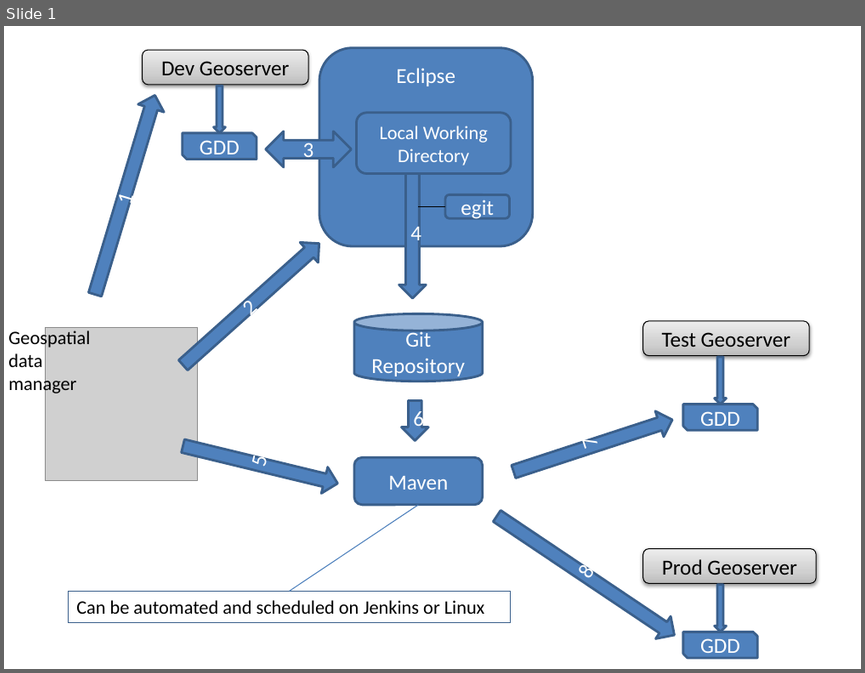
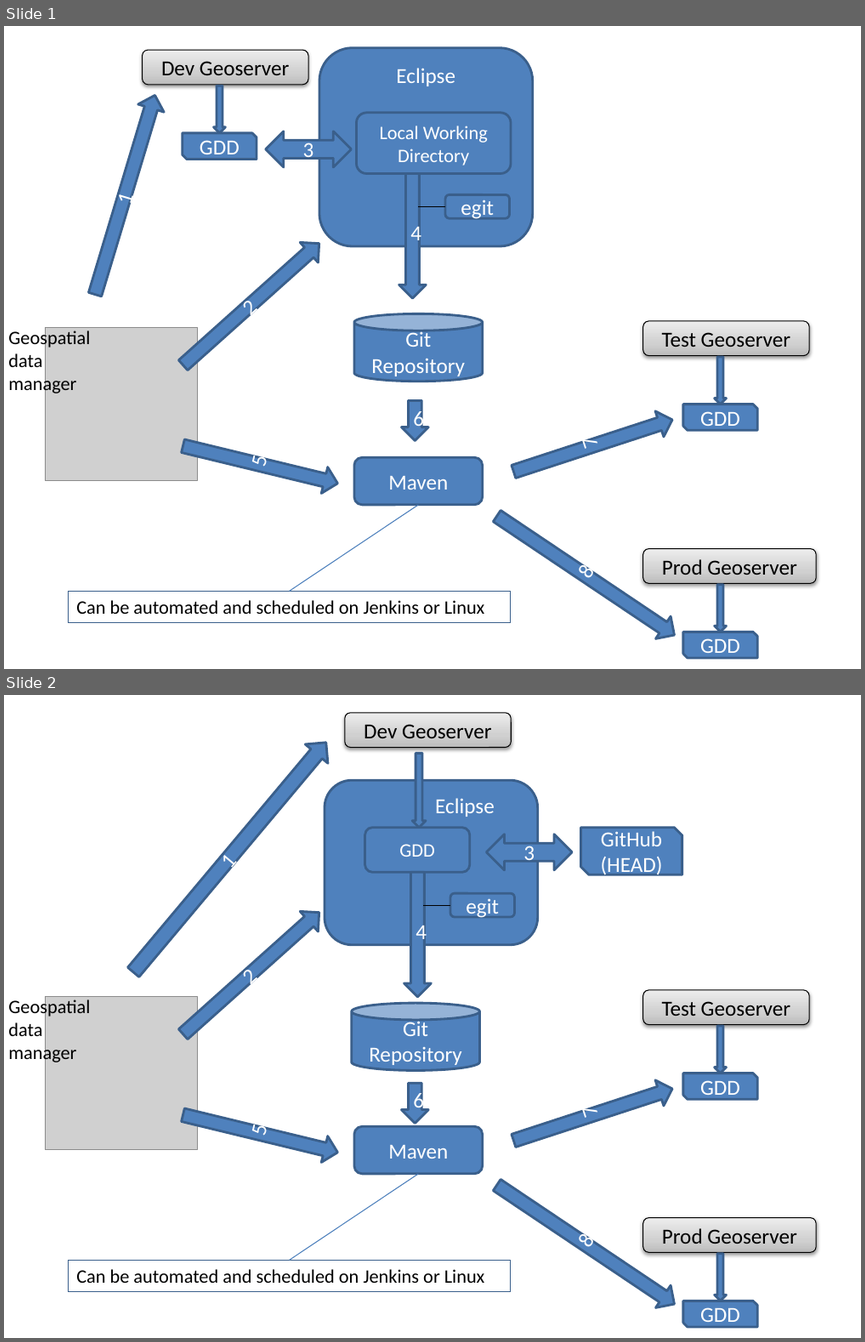
Before and after one commit to openfigis/geoserverdatadir, a slide deck: doc/Geoserver Data Dir.pptx. Shown one above the other, each under a label of ours: slide 1 before the commit, slides 1 and 2 after it. The pictures are 865x673 and 865x1342 pixels, drawn with LibreOffice and Linux fonts; fonts in the diff are those of the drawing; grey boxes stand for pictures. Boxes give left, top, right and bottom in pixels: in the first picture for what was removed or moved away, otherwise in the second. Text is boxed around its words. In the diff, an @@ line names an element or a change of style, - is before the commit and + after.

Commit message:
update doc

```diff
--- a/doc/Geoserver Data Dir.pptx
+++ b/doc/Geoserver Data Dir.pptx
@@ slide 2 added at [4, 695, 861, 1338], background #FFFFFF @@
@@ rounded rectangle added at [345, 713, 511, 747], fill gradient #BDBDBD to #D1D1D1 to #EEEEEE, outline #000000 0.75 pt, 18 pt, text #000000 @@
+Dev Geoserver
@@ down arrow added at [122, 732, 337, 981], fill #4F81BD, outline #3A5F8C 2 pt, 18 pt, text #FFFFFF @@
+1
@@ down arrow added at [412, 754, 426, 828], fill #4F81BD, outline #3A5F8C 2 pt @@
@@ rounded rectangle added at [324, 780, 538, 944], fill #4F81BD, outline #3A5F8C 2 pt, 18 pt, text #FFFFFF @@
+Eclipse
@@ rounded rectangle added at [364, 828, 469, 873], fill #4F81BD, outline #3A5F8C 2 pt, 16 pt, text #FFFFFF @@
+GDD
@@ left right arrow added at [487, 834, 572, 870], fill #4F81BD, outline #3A5F8C 2 pt, 18 pt, text #FFFFFF @@
+3
@@ snip diag rect added at [580, 828, 681, 875], fill #4F81BD, outline #3A5F8C 2 pt, 18 pt, text #FFFFFF @@
+GitHub
+(HEAD)
@@ down arrow added at [404, 873, 431, 997], fill #4F81BD, outline #3A5F8C 2 pt, 18 pt, text #FFFFFF @@
+4
@@ rounded rectangle added at [450, 893, 515, 917], fill #4F81BD, outline #3A5F8C 2 pt, 18 pt, text #FFFFFF @@
+egit
@@ down arrow added at [174, 902, 328, 1043], fill #4F81BD, outline #3A5F8C 2 pt, 18 pt, text #FFFFFF @@
+2
@@ line added from (450, 905) to (423, 905), #000000 0.75 pt @@
@@ text added at [8, 998, 90, 1064], 16 pt, text #000000 @@
+Geospatial data manager
@@ picture added at [45, 997, 198, 1149] @@
@@ rounded rectangle added at [643, 990, 810, 1024], fill gradient #BDBDBD to #D1D1D1 to #EEEEEE, outline #000000 0.75 pt, 18 pt, text #000000 @@
+Test Geoserver
@@ cylinder added at [352, 1003, 480, 1071], fill #4F81BD, outline #3A5F8C 2 pt, 18 pt, text #FFFFFF @@
+Git Repository
@@ down arrow added at [715, 1026, 726, 1073], fill #4F81BD, outline #3A5F8C 2 pt @@
@@ down arrow added at [510, 1076, 676, 1153], fill #4F81BD, outline #3A5F8C 2 pt, 18 pt, text #FFFFFF @@
+7
@@ snip diag rect added at [683, 1073, 758, 1099], fill #4F81BD, outline #3A5F8C 2 pt, 18 pt, text #FFFFFF @@
+GDD
@@ down arrow added at [179, 1102, 341, 1165], fill #4F81BD, outline #3A5F8C 2 pt, 18 pt, text #FFFFFF @@
+5
@@ down arrow added at [402, 1083, 428, 1123], fill #4F81BD, outline #3A5F8C 2 pt, 18 pt, text #FFFFFF @@
+6
@@ rounded rectangle added at [354, 1126, 483, 1173], fill #4F81BD, outline #3A5F8C 2 pt, 18 pt, text #FFFFFF @@
+Maven
@@ line added from (419, 1173) to (290, 1259), #4B7EBC 0.75 pt @@
@@ down arrow added at [489, 1174, 681, 1315], fill #4F81BD, outline #3A5F8C 2 pt, 18 pt, text #FFFFFF @@
+8
@@ rounded rectangle added at [643, 1218, 817, 1252], fill gradient #BDBDBD to #D1D1D1 to #EEEEEE, outline #000000 0.75 pt, 18 pt, text #000000 @@
+Prod Geoserver
@@ down arrow added at [715, 1253, 726, 1301], fill #4F81BD, outline #3A5F8C 2 pt @@
@@ rectangle added at [69, 1259, 511, 1292], outline #3A5F8C 0.75 pt, 16 pt, text #000000 @@
+Can be automated and scheduled on Jenkins or Linux
@@ snip diag rect added at [683, 1301, 758, 1327], fill #4F81BD, outline #3A5F8C 2 pt, 18 pt, text #FFFFFF @@
+GDD
```
